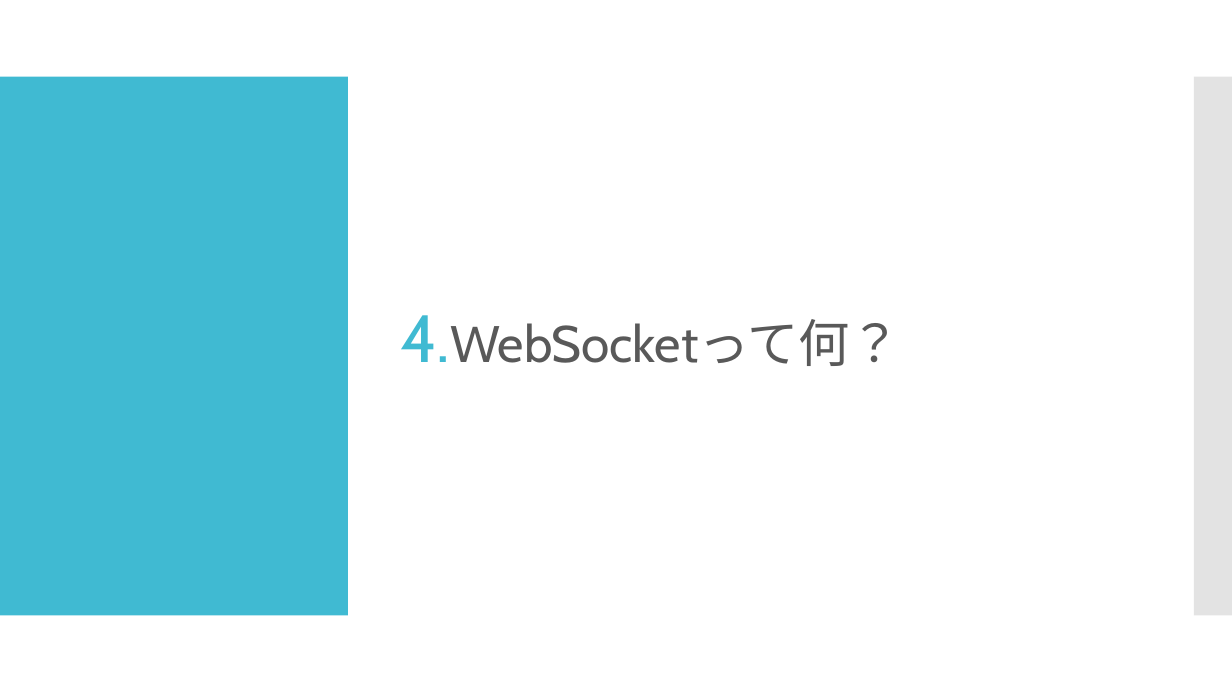
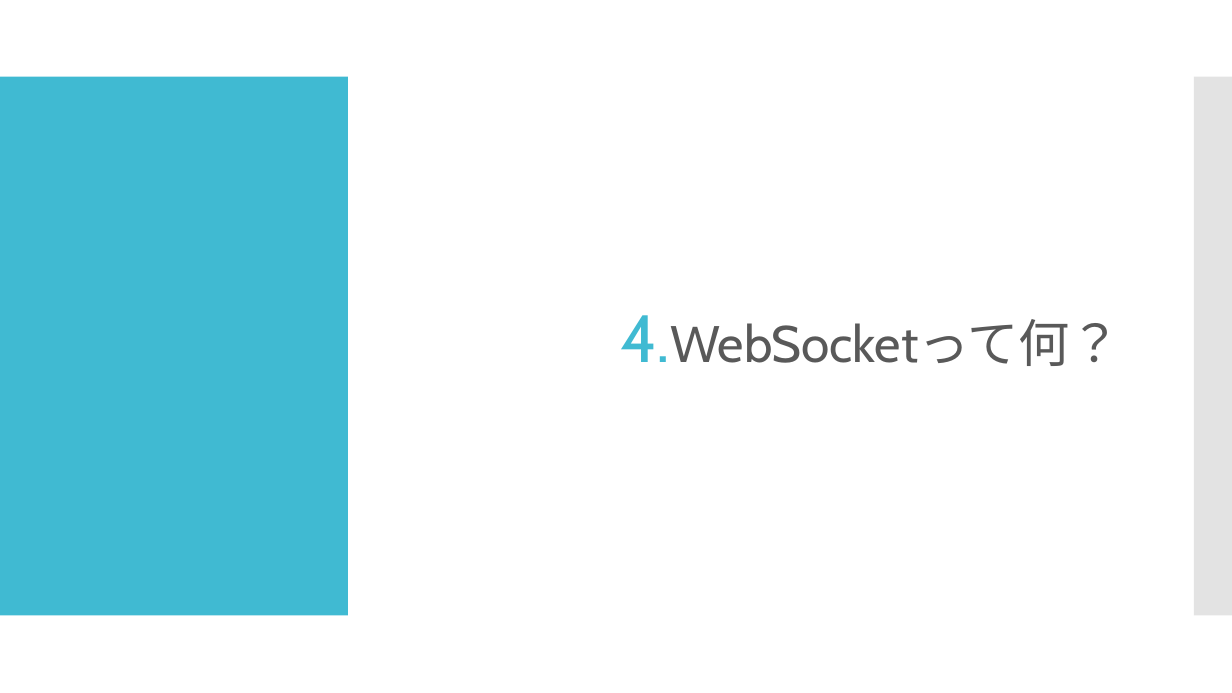
Before and after one commit to simasiman/Olynpic, a slide deck: slide 21 of Documents/発表用資料/2グループ 制作発表.pptx (slide 23 before the commit). Drawn at 1232x693 pixels with LibreOffice and Linux fonts; fonts in the diff are those of the drawing. Boxes give left, top, right and bottom in pixels: in the first picture for what was removed or moved away, otherwise in the second. Text is boxed around its words. In the diff, an @@ line names an element or a change of style, - is before the commit and + after.

```diff
--- a/Documents/発表用資料/2グループ 制作発表.pptx
+++ b/Documents/発表用資料/2グループ 制作発表.pptx
@@ text "WebSocketって何？" at (670,319,1121,366): alignment left to right @@
```
Also in this commit, not shown: 6 other slides changed, 4 slides added, 3 slides removed.
